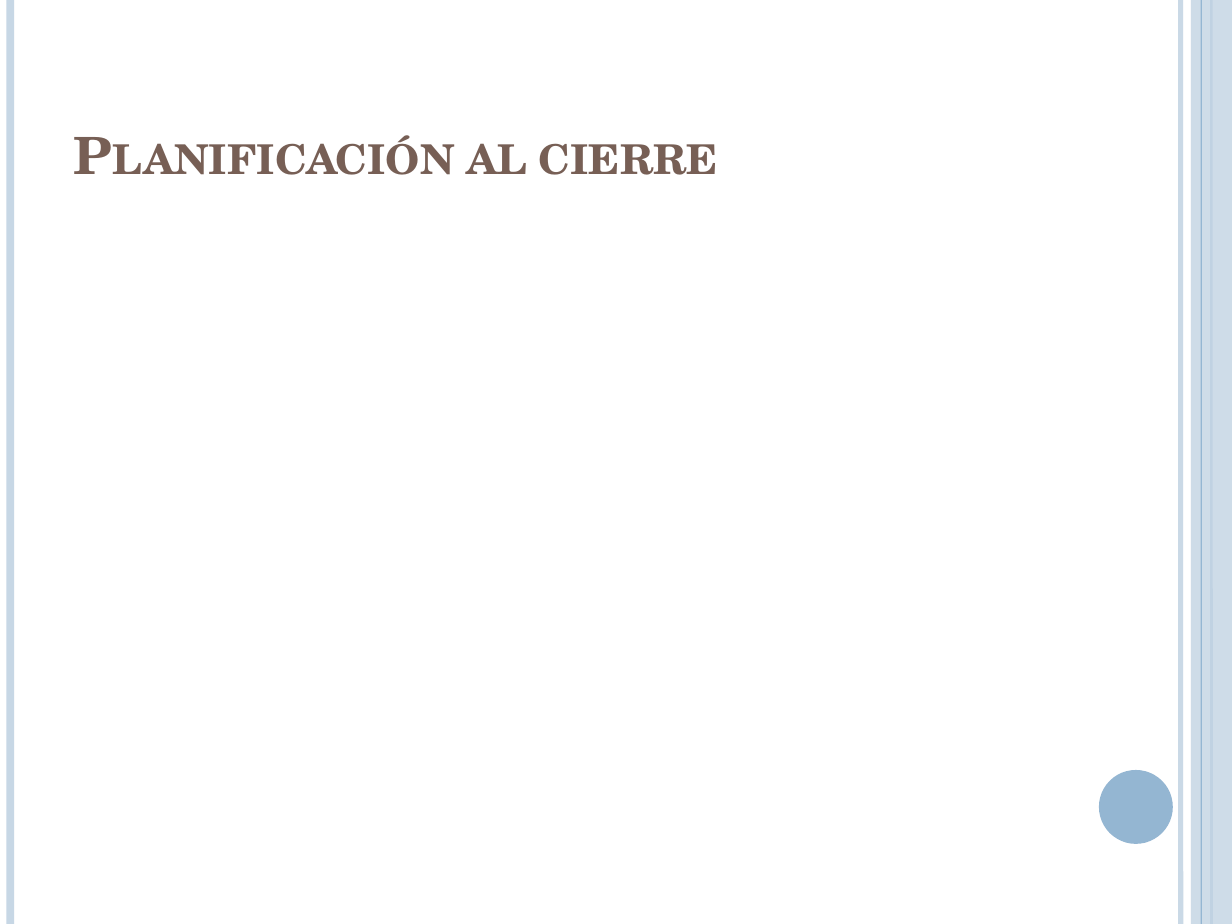
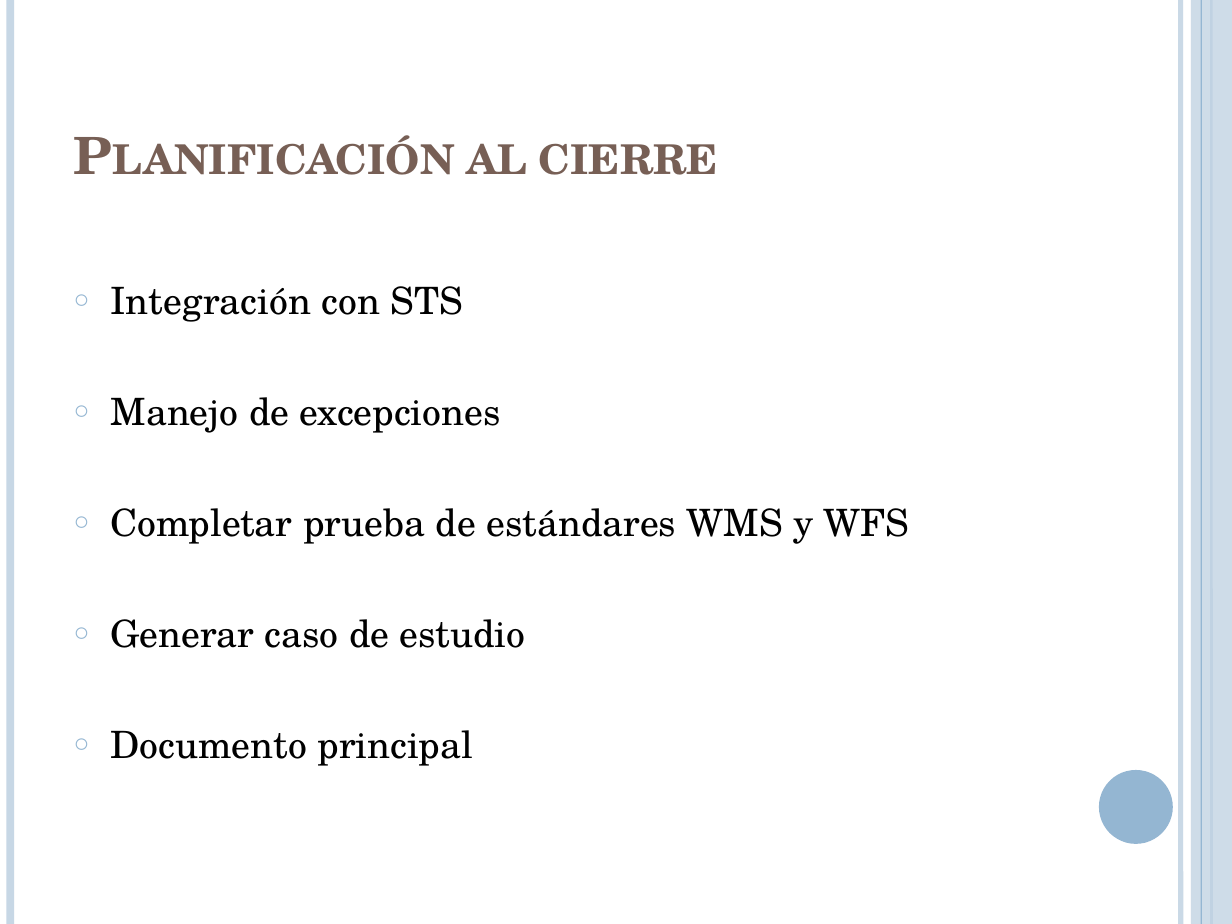
Before and after one commit to lcpaso1/integracion-gis-pge, a slide deck: slide 14 of Presentacion.pptx. Drawn at 1232x924 pixels with LibreOffice and Linux fonts; fonts in the diff are those of the drawing. Boxes give left, top, right and bottom in pixels: in the first picture for what was removed or moved away, otherwise in the second. Text is boxed around its words. In the diff, an @@ line names an element or a change of style, - is before the commit and + after.

```diff
--- a/Presentacion.pptx
+++ b/Presentacion.pptx
@@ text added at bbox=[111, 286, 910, 766], 22 pt, text #000000 @@
+○ Integración con STS
+○ Manejo de excepciones
+○ Completar prueba de estándares WMS y WFS
+○ Generar caso de estudio
+○ Documento principal
```
Also in this commit, not shown: 2 other slides changed.
